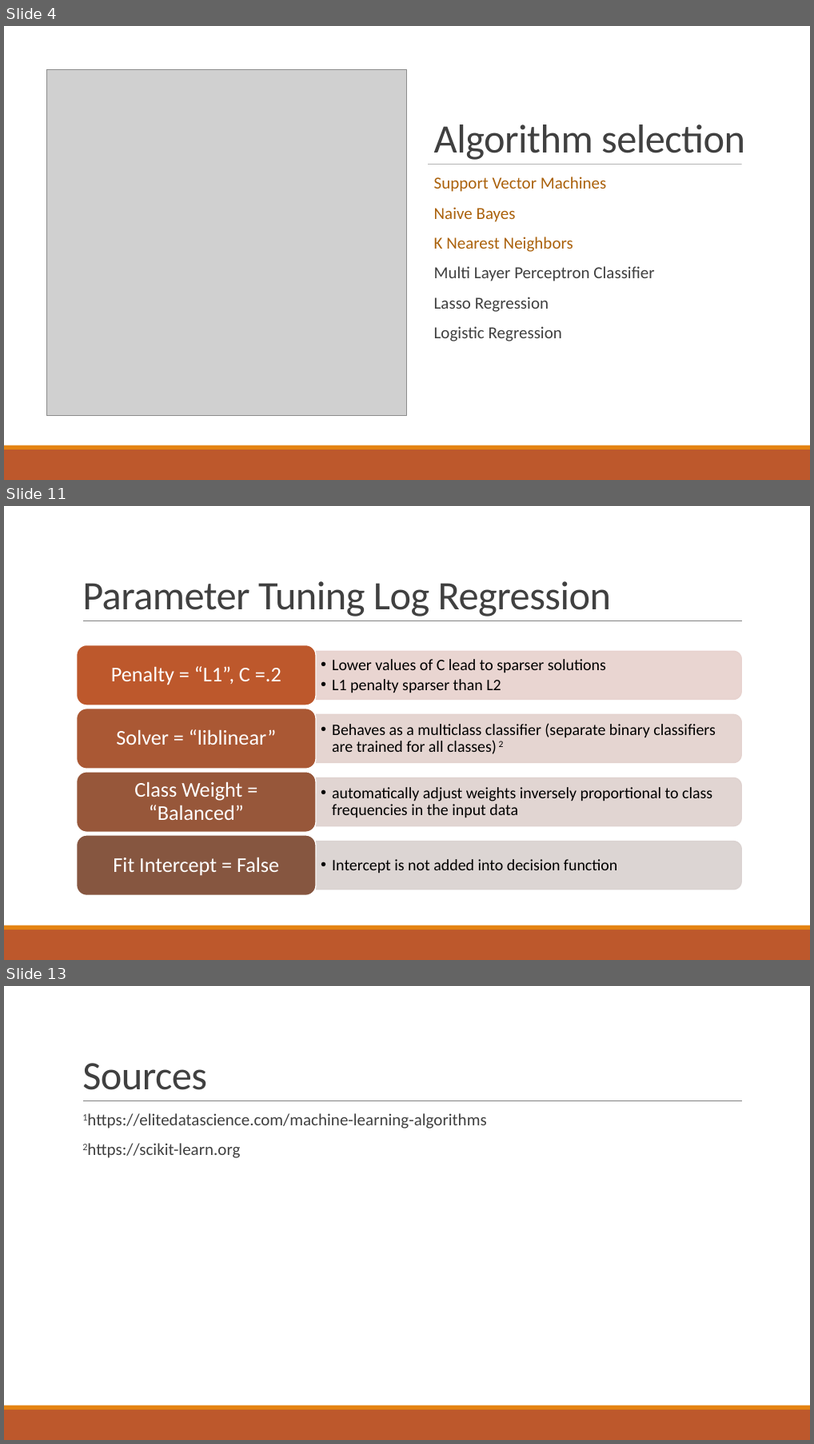
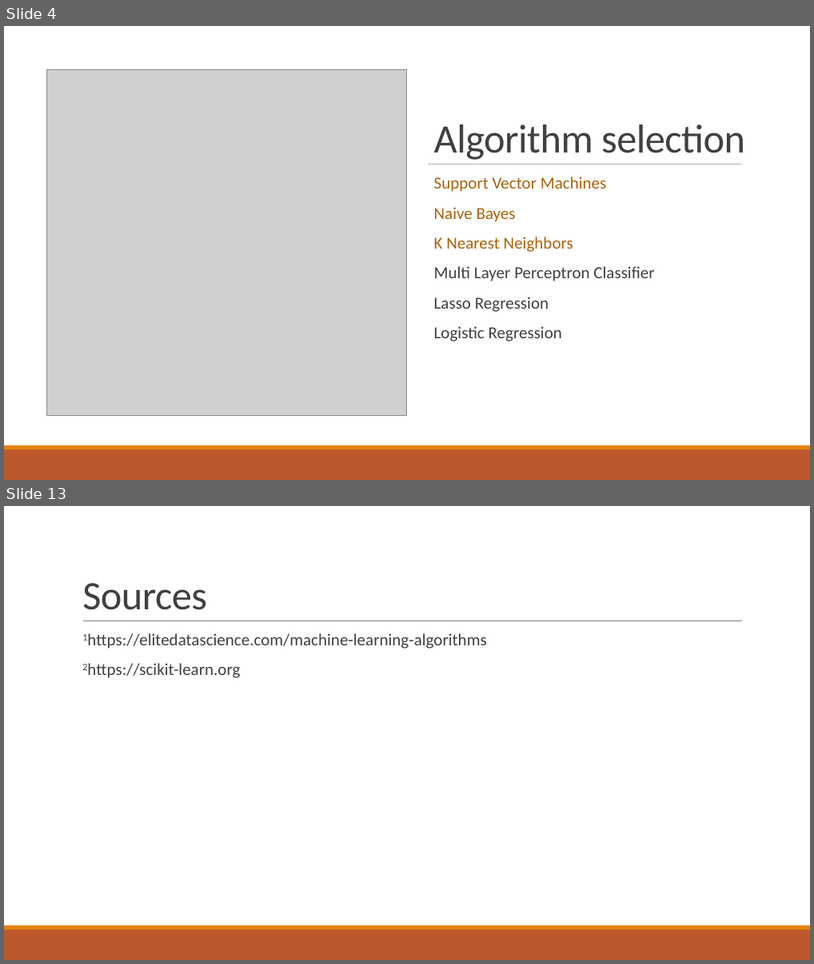
Before and after one commit to suong4554/Machine-Learning-Poly-U, a slide deck: Presentation.pptx. Shown one above the other, each under a label of ours: slides 4, 11 and 13 before the commit, slides 4 and 13 after it; the slides between them are not shown. The pictures are 814x1444 and 814x964 pixels, drawn with LibreOffice and Linux fonts; fonts in the diff are those of the drawing; grey boxes stand for pictures. Boxes give left, top, right and bottom in pixels: in the first picture for what was removed or moved away, otherwise in the second. Text is boxed around its words. In the diff, an @@ line names an element or a change of style, - is before the commit and + after.

```diff
--- a/Presentation.pptx
+++ b/Presentation.pptx
@@ slide 11 removed at [4,506,810,960], background #FFFFFF; not listed: 3 template elements that a slide beside it also shows @@
@@ title removed at [82,581,611,616] @@
-Parameter Tuning Log Regression
@@ group removed at [77,645,742,896]: 8 texts, 4 round same rects, 4 rounded rectangles @@
-  • Lower values of C lead to sparser solutions
-  • L1 penalty sparser than L2
-Penalty = “L1”, C =.2
-  • Behaves as a multiclass classifier (separate binary classifiers are trained for all classes) 2
-Solver = “liblinear”
-  • automatically adjust weights inversely proportional to class frequencies in the input data
-Class Weight = “Balanced”
-  • Intercept is not added into decision function
-Fit Intercept = False
```
Also in this commit, not shown: 7 slides changed, 1 slide added, 7 other files.
